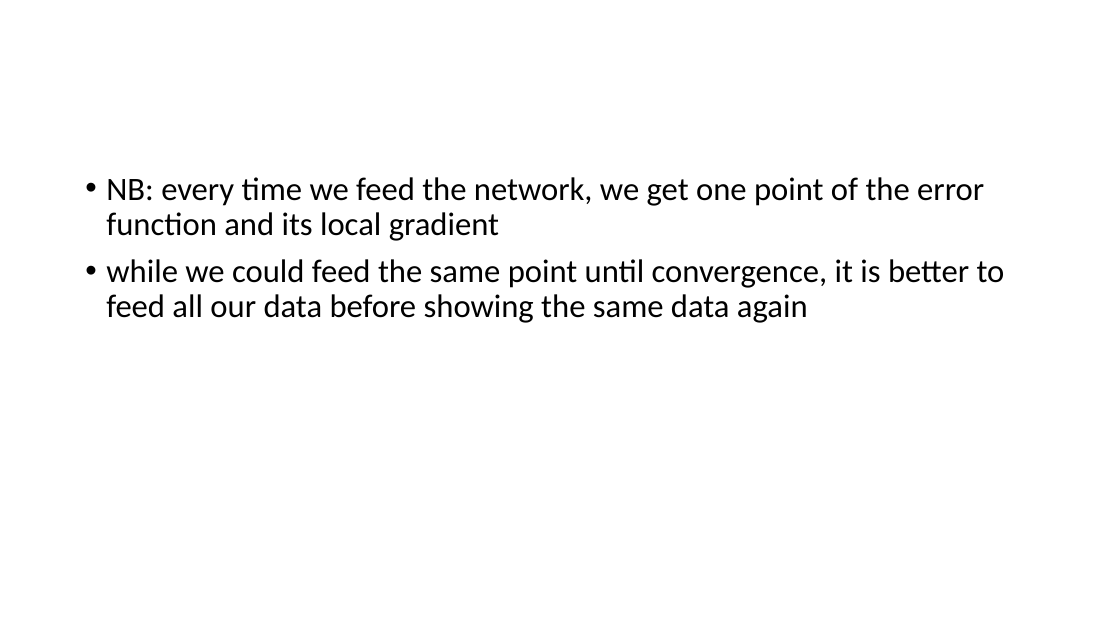
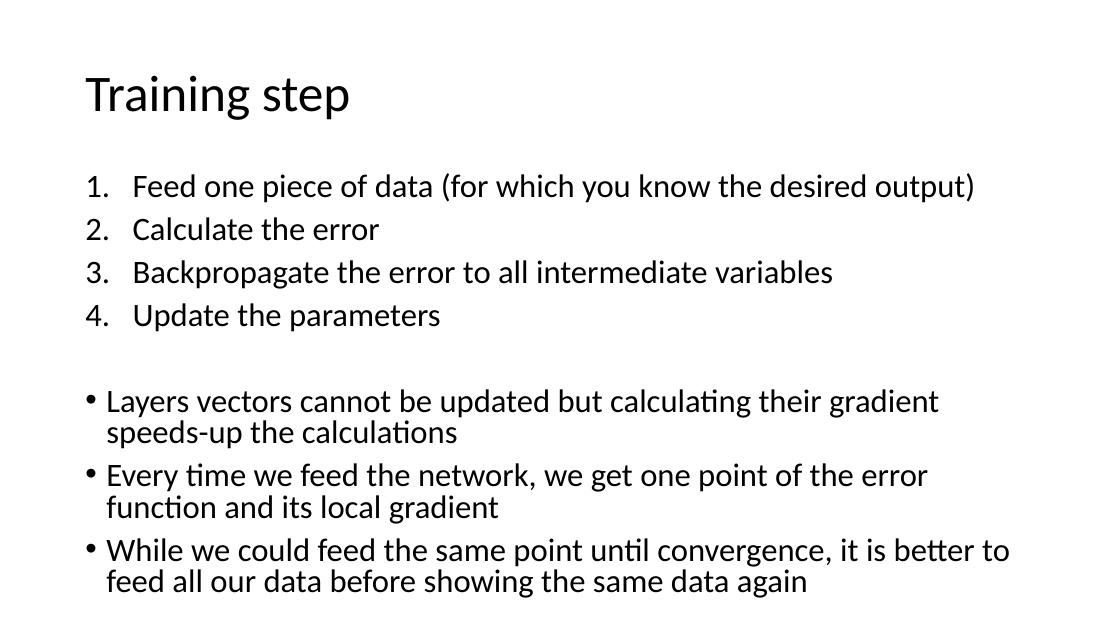
Before and after one commit to MICS-Lab/DeepLearningCourse, a slide deck: slide 26 of Slides_1.pptx. Drawn at 1120x630 pixels with LibreOffice and Linux fonts; fonts in the diff are those of the drawing. Boxes give left, top, right and bottom in pixels: in the first picture for what was removed or moved away, otherwise in the second. Text is boxed around its words. In the diff, an @@ line names an element or a change of style, - is before the commit and + after.

Commit message:
gradient backprop NB slide

```diff
--- a/Slides_1.pptx
+++ b/Slides_1.pptx
@@ title added at <box>85,75,351,120</box>, 44 pt, text #000000 @@
+Training step
@@ text at <box>106,173,1010,598</box>: text changed @@
-• NB: every time we feed the network, we get one point of the error function and its local gradient
-• while we could feed the same point until convergence, it is better to feed all our data before showing the same data again
+1. Feed one piece of data (for which you know the desired output)
+2. Calculate the error
+3. Backpropagate the error to all intermediate variables
+4. Update the parameters
+• Layers vectors cannot be updated but calculating their gradient speeds-up the calculations
+• Every time we feed the network, we get one point of the error function and its local gradient
+• While we could feed the same point until convergence, it is better to feed all our data before showing the same data again
```
